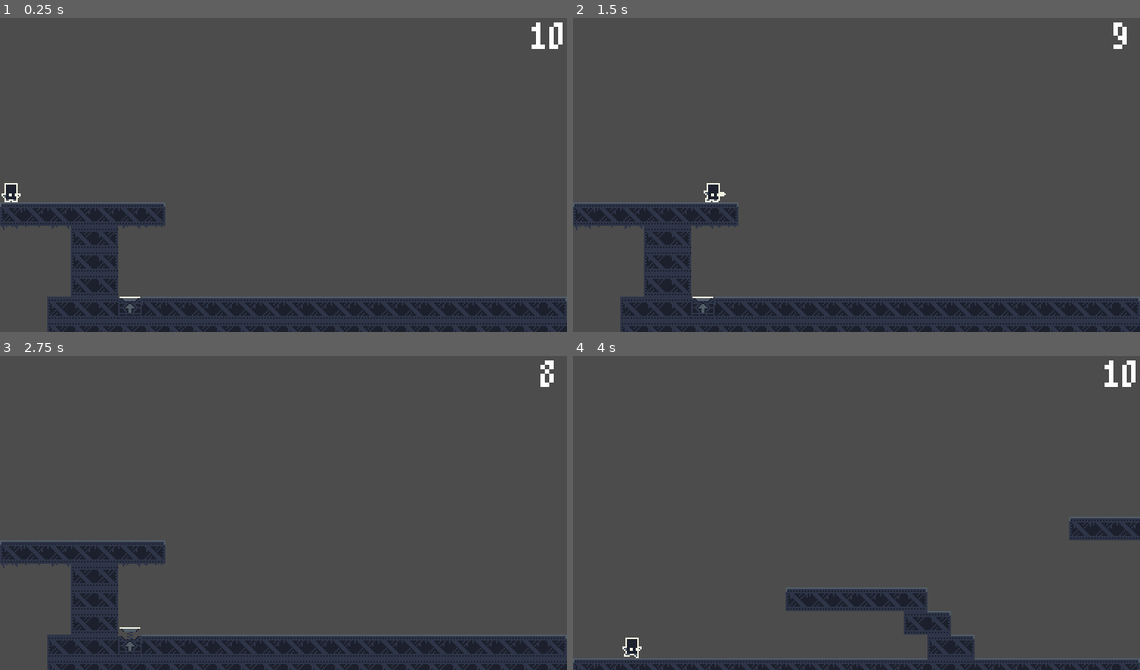
Above: before the commit, frames 1-4 (two rows, left to right).
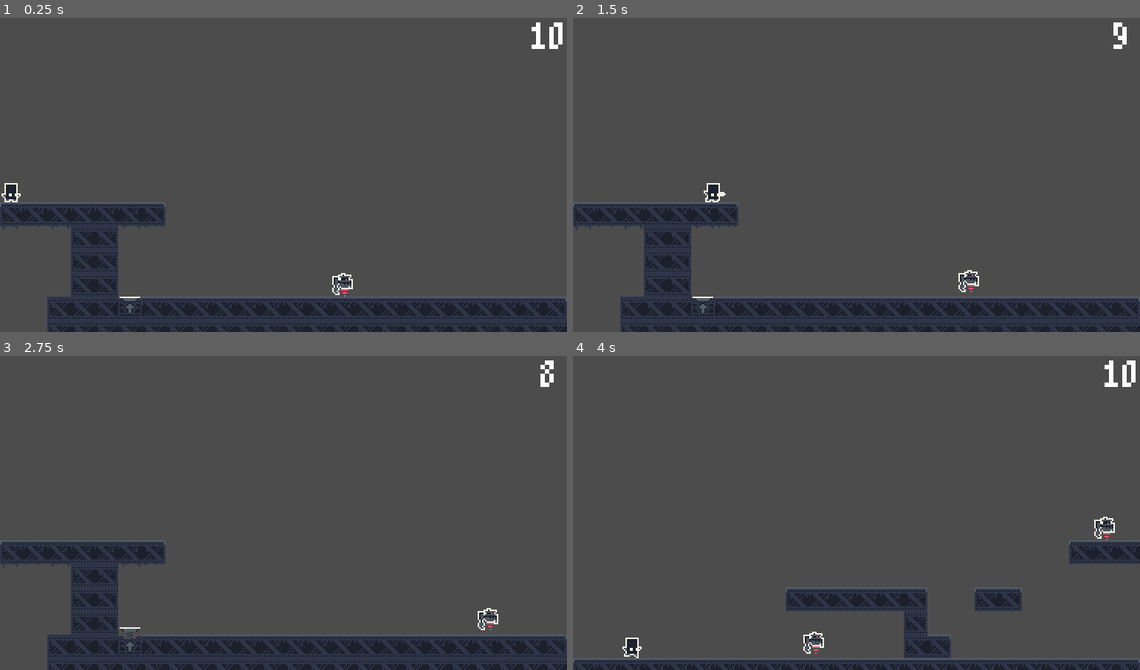
Above: after the commit, the same moments.

Repository: CodePidgy/Time-Step
Game: Godot game, scene res://src/Main/Game.tscn
Two runs of this game, one before a commit and one after it. Both use one fixed random seed, a clock stepped at 60 frames per second and the inputs below.
Inputs (mouse positions are in pixels of both pictures, inside the frame that each line leads up to):
- Up to frame 1 (0.25 s): no input
- Up to frame 2 (1.5 s): tap Enter at 0.5 s; move the mouse to (981, 156) at 0.52 s; hold Right mouse button (atk_heavy) 0.53-1.28 s; hold D (move_right) from 0.53 s (still down); tap Space (jump) at 0.77 s; move the mouse to (743, 187) at 1.27 s; click (743, 187) at 1.35 s
- Up to frame 3 (2.75 s): tap Space (jump) at 1.52 s; move the mouse to (340, 440) at 2.02 s; release D (move_right) at 2.03 s; hold A (move_left) from 2.03 s (still down); hold Right mouse button (atk_heavy) from 2.03 s (still down)
- Up to frame 4 (4 s): move the mouse to (828, 575) at 2.77 s; release A (move_left) at 2.78 s; release Right mouse button (atk_heavy) at 2.78 s; hold D (move_right) from 2.78 s (still down); click (828, 575) at 2.85 s; tap Space (jump) at 3.02, 3.77 s; move the mouse to (1026, 560) at 3.52 s; hold Right mouse button (atk_heavy) from 3.53 s (still down)

The runs differ from the first frame. In frame 1, 0.1% of the frame differs, in the area x 58-63%, y 81-89%; in frame 2, 0.1%; in frame 3, 0.1%; in frame 4, 3.7%, in the area x 40-100%, y 51-100%.
Error before the commit: Invalid get index 'SM' (on base: 'Nil'). (res://src/Main/Game.gd:26)

Commit message:
Add Armstrong to Level 1 & 2

Diff:
--- a/src/Level/Level1.tscn
+++ b/src/Level/Level1.tscn
@@ -1,8 +1,9 @@
-[gd_scene load_steps=4 format=2]
+[gd_scene load_steps=5 format=2]
 
 [ext_resource path="res://src/Tiles/Tiles.tres" type="TileSet" id=1]
 [ext_resource path="res://src/Actor/Player/Player.tscn" type="PackedScene" id=2]
 [ext_resource path="res://src/Tiles/Launcher.tscn" type="PackedScene" id=3]
+[ext_resource path="res://src/Actor/Enemies/Armstrong/Armstrong.tscn" type="PackedScene" id=4]
 
 [node name="Level1" type="Node2D"]
 
@@ -19,3 +20,7 @@
 
 [node name="Launcher" parent="." instance=ExtResource( 3 )]
 position = Vector2( 88, 200 )
+
+[node name="Armstrong" parent="." instance=ExtResource( 4 )]
+position = Vector2( 232, 184 )
+DESIRED_STATE = 2
--- a/src/Level/Level2.tscn
+++ b/src/Level/Level2.tscn
@@ -1,15 +1,25 @@
-[gd_scene load_steps=3 format=2]
+[gd_scene load_steps=4 format=2]
 
 [ext_resource path="res://src/Tiles/Tiles.tres" type="TileSet" id=1]
 [ext_resource path="res://src/Actor/Player/Player.tscn" type="PackedScene" id=2]
+[ext_resource path="res://src/Actor/Enemies/Armstrong/Armstrong.tscn" type="PackedScene" id=3]
 
 [node name="Level2" type="Node2D"]
 
 [node name="TileMap" type="TileMap" parent="."]
 tile_set = ExtResource( 1 )
 cell_size = Vector2( 16, 16 )
+collision_layer = 16
+collision_mask = 0
 format = 1
-tile_data = PoolIntArray( 458773, 0, 65536, 458774, 0, 65537, 458775, 0, 65537, 655369, 0, 65536, 655370, 0, 65537, 655371, 0, 65537, 655372, 0, 65537, 655373, 0, 65537, 655374, 0, 65539, 720910, 0, 0, 720911, 0, 65539, 786447, 0, 0, 786448, 0, 65539, 851968, 0, 65536, 851969, 0, 65537, 851970, 0, 65537, 851971, 0, 65537, 851972, 0, 65537, 851973, 0, 65537, 851974, 0, 65537, 851975, 0, 65537, 851976, 0, 65537, 851977, 0, 65537, 851978, 0, 65537, 851979, 0, 65537, 851980, 0, 65537, 851981, 0, 65537, 851982, 0, 65537, 851983, 0, 1, 851984, 0, 1, 851985, 0, 65537, 851986, 0, 65537, 85 …(88 unchanged characters)…
+tile_data = PoolIntArray( 524309, 0, 65536, 524310, 0, 65537, 524311, 0, 65537, 655369, 0, 65536, 655370, 0, 65537, 655371, 0, 65537, 655372, 0, 65537, 655373, 0, 65537, 655374, 0, 65539, 655377, 0, 65536, 655378, 0, 65539, 720910, 0, 3, 786446, 0, 0, 786447, 0, 65539, 851968, 0, 65536, 851969, 0, 65537, 851970, 0, 65537, 851971, 0, 65537, 851972, 0, 65537, 851973, 0, 65537, 851974, 0, 65537, 851975, 0, 65537, 851976, 0, 65537, 851977, 0, 65537, 851978, 0, 65537, 851979, 0, 65537, 851980, 0, 65537, 851981, 0, 65537, 851982, 0, 65537, 851983, 0, 65537, 851984, 0, 65537, 851985, 0, 65537, 851986, 0, 65537, 85 …(88 unchanged characters)…
 
 [node name="Player" parent="." instance=ExtResource( 2 )]
 position = Vector2( 8, 200 )
+
+[node name="Armstrong" parent="." instance=ExtResource( 3 )]
+position = Vector2( 360, 120 )
+
+[node name="Armstrong2" parent="." instance=ExtResource( 3 )]
+position = Vector2( 152, 200 )
+DESIRED_STATE = 2
